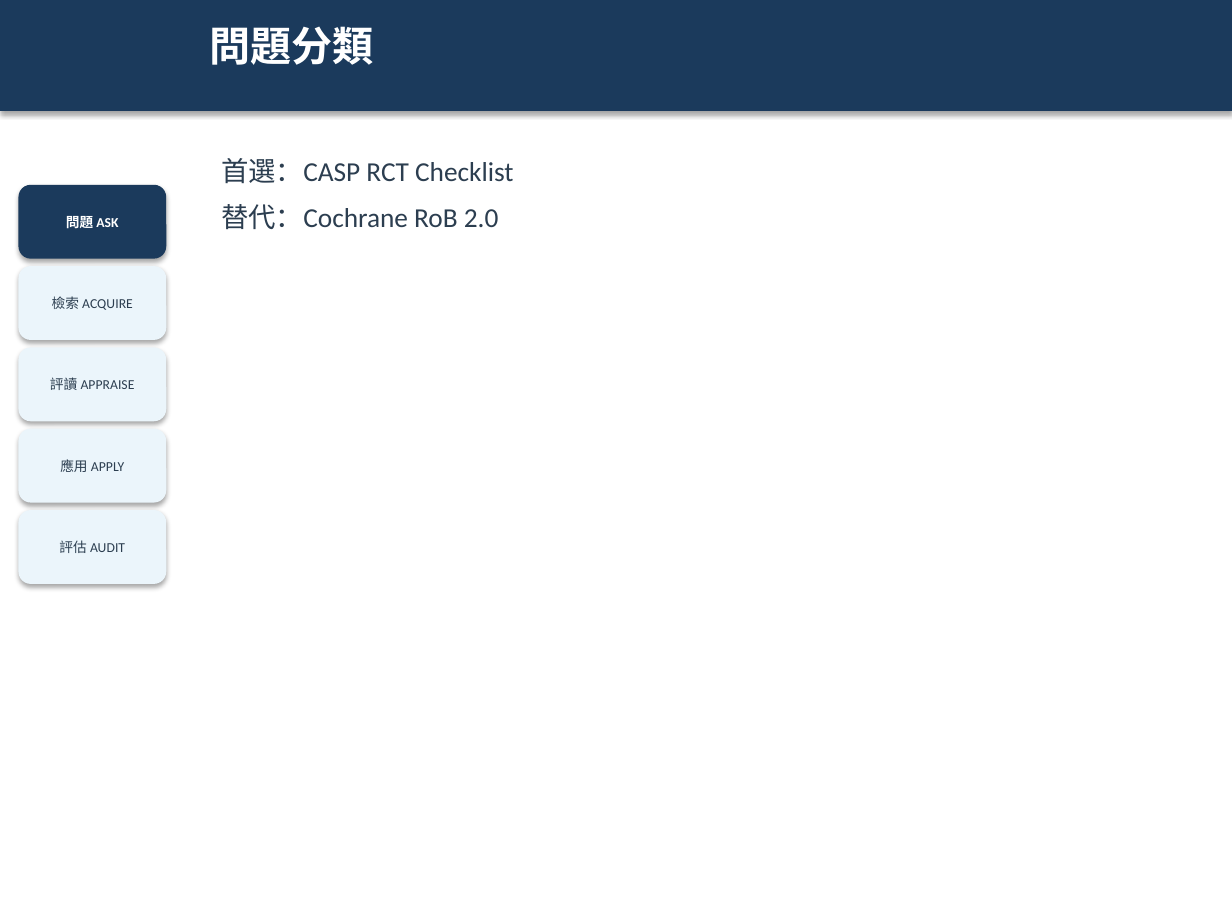
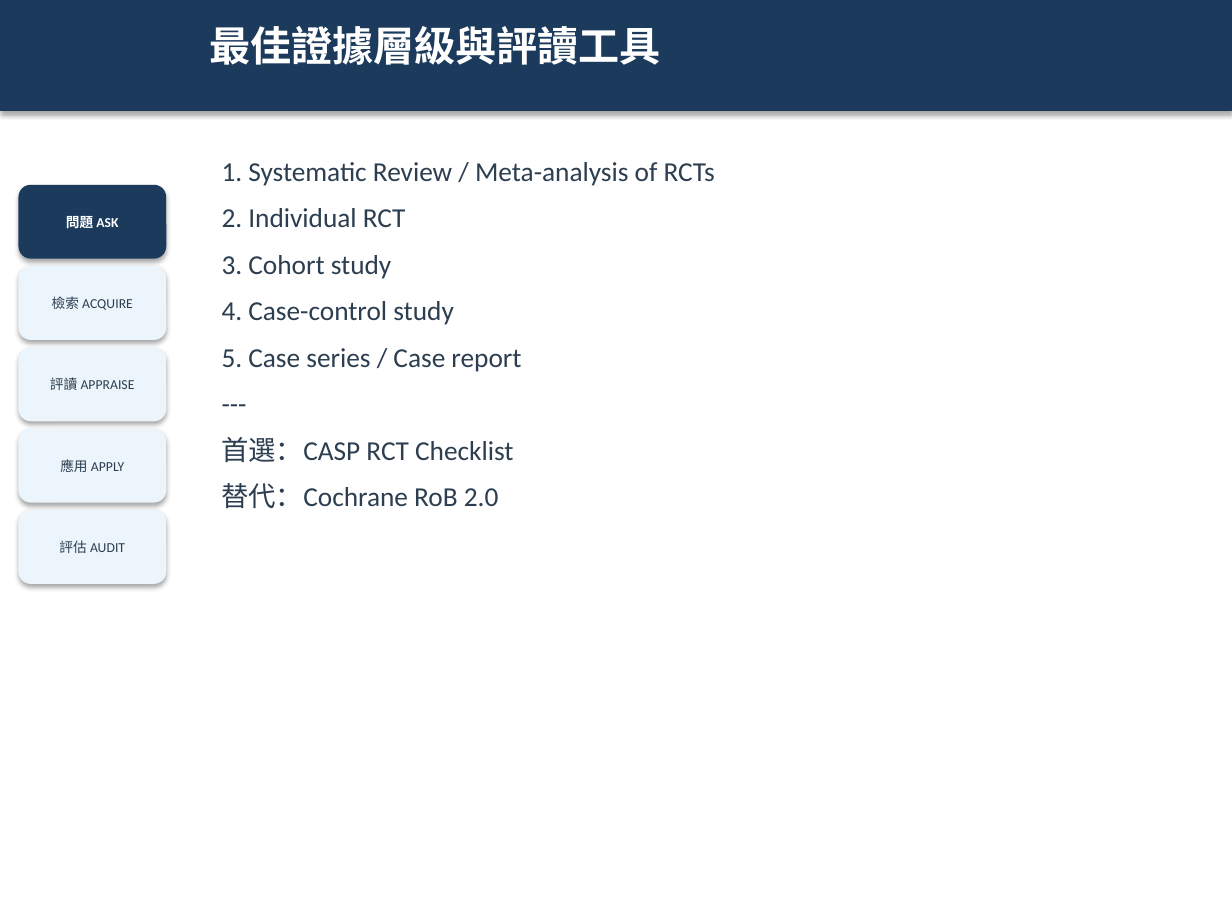
Before and after one commit to platypus31/ebm-report-pipeline, a slide deck: slide 12 of projects/example-sglt2i-ckd/06_slides/ebm-report.pptx (slide 5 before the commit). Drawn at 1232x924 pixels with LibreOffice and Linux fonts; fonts in the diff are those of the drawing. Boxes give left, top, right and bottom in pixels: in the first picture for what was removed or moved away, otherwise in the second. Text is boxed around its words. In the diff, an @@ line names an element or a change of style, - is before the commit and + after.

```diff
--- a/projects/example-sglt2i-ckd/06_slides/ebm-report.pptx
+++ b/projects/example-sglt2i-ckd/06_slides/ebm-report.pptx
@@ text at <box>209,26,661,65</box>: text changed @@
-問題分類
+最佳證據層級與評讀工具
@@ text at <box>222,162,715,372</box>: paragraphs added @@
+1. Systematic Review / Meta-analysis of RCTs
+2. Individual RCT
+3. Cohort study
+4. Case-control study
+5. Case series / Case report
+---
```
Also in this commit, not shown: 13 other slides changed, 22 slides added, 3 other files.
